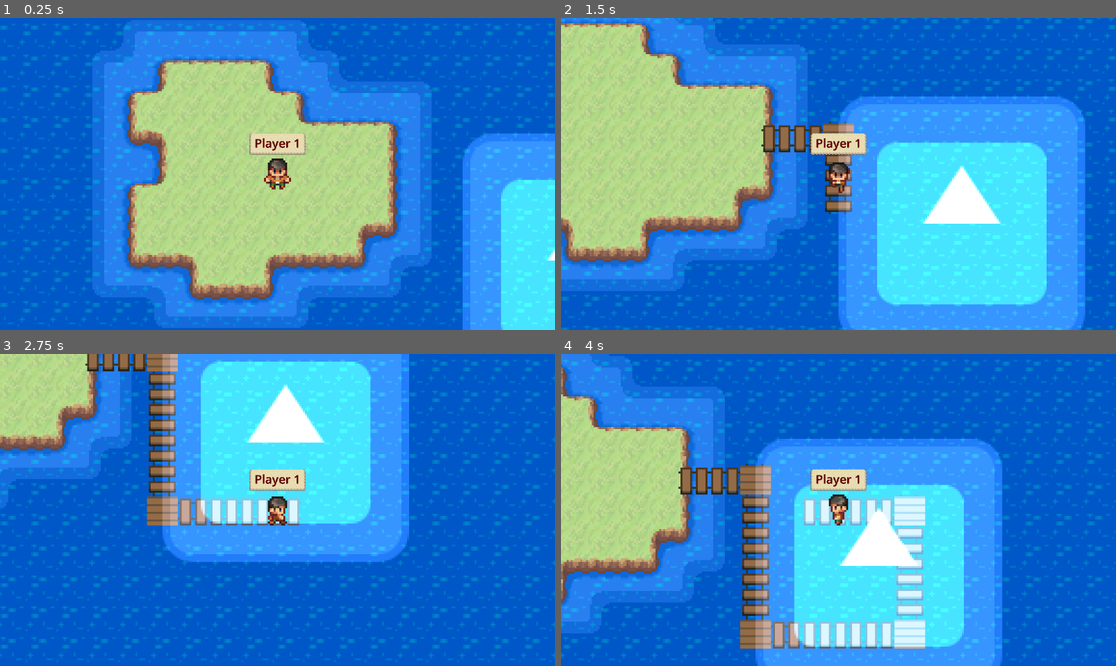
Above: before the commit, frames 1-4 (two rows, left to right).
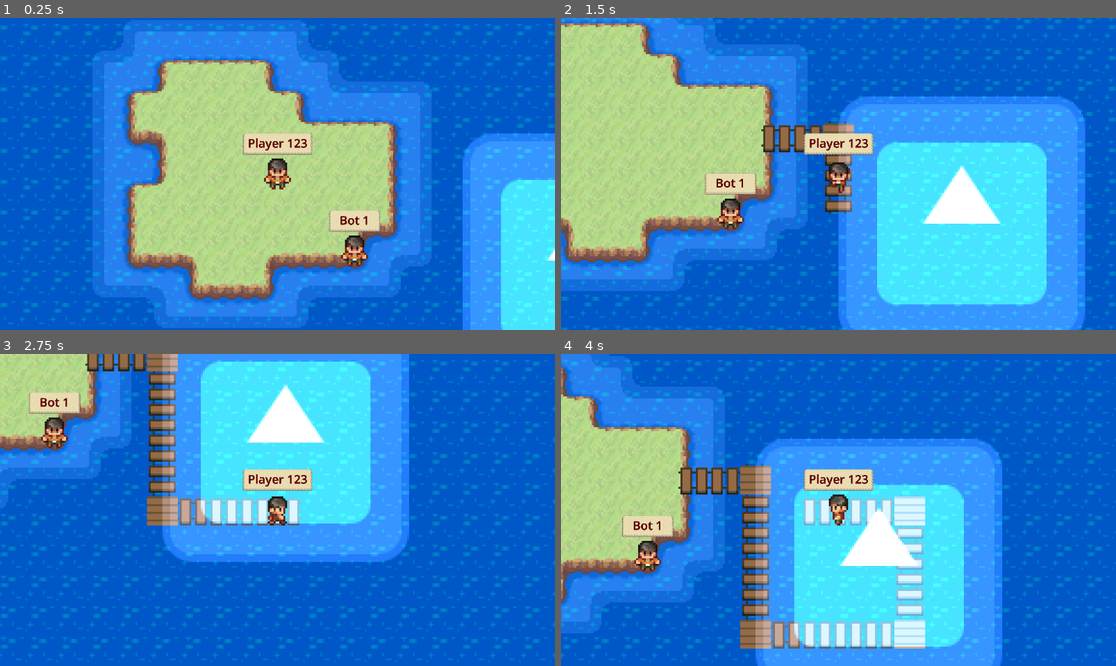
Above: after the commit, the same moments.

Repository: filippo-orru/island-tag-game
Game: Godot game, scene res://world.tscn
Two runs of this game, one before a commit and one after it. Both use one fixed random seed, a clock stepped at 60 frames per second and the inputs below. The engine's default icon, where the game draws it, is replaced by a stand-in: a white triangle on a blue panel in a dark square.
Inputs:
- Up to frame 1 (0.25 s): no input
- Up to frame 2 (1.5 s): tap Enter at 0.5 s; hold Right (ui_right) 0.53-1.28 s; hold Down (ui_down) from 1.28 s (still down)
- Up to frame 3 (2.75 s): release Down (ui_down) at 2.03 s; hold Right (ui_right) from 2.03 s (still down)
- Up to frame 4 (4 s): release Right (ui_right) at 2.78 s; hold Up (ui_up) 2.78-3.53 s; hold Left (ui_left) from 3.53 s (still down)

The runs differ from the first frame. In frame 1, 1.3% of the frame differs, in the area x 43-69%, y 36-80%; in frame 2, 1.4%; in frame 3, 1.4%, in the area x 5-57%, y 12-44%; in frame 4, 1.4%.

Commit message:
Instanciate first bot (again)

Diff:
--- a/Player.gd
+++ b/Player.gd
@@ -8,9 +8,19 @@
 var targetPos = Vector2i(0, 0)
 var currentMovementSpeed = 0.0
 
+var playerName = "Player 123"
+var controllable = true # false for bots or other players via multiplayer network
+
 var lastInputs = {"ui_left": 0, "ui_right": 0, "ui_up": 0, "ui_down": 0}
 
+func _ready():
+	var playerTag = $Control/MarginContainer/MarginContainer2/CenterContainer/PlayerTag
+	playerTag.text = playerName
+
 func _input(event):
+	if !controllable:
+		return
+
 	if event.is_action_pressed("ui_left"):
 		lastInputs["ui_left"] = Time.get_ticks_msec()
 	elif event.is_action_released("ui_left"):
@@ -34,7 +44,7 @@
 func nextMove():
 	fromPos = targetPos
 
-	if Input.get_vector("ui_left", "ui_right", "ui_up", "ui_down") != Vector2.ZERO:
+	if controllable && Input.get_vector("ui_left", "ui_right", "ui_up", "ui_down") != Vector2.ZERO:
 		if lastInputs["ui_left"] > lastInputs["ui_right"] && lastInputs["ui_left"] > lastInputs["ui_up"] && lastInputs["ui_left"] > lastInputs["ui_down"]:
 			$AnimationPlayer.play("walk_left")
 			targetPos.x -= 1
--- a/World.gd
+++ b/World.gd
@@ -7,9 +7,16 @@
 
 static var _instance: GameWorld = null
 
+var _player_scene = preload("res://player.tscn")
+
 func _ready():
 	_instance = self if _instance == null else _instance
 
+	var player = _player_scene.instantiate()
+	player.position = Vector2(40, 40)
+	player.get_child(0).playerName = "Bot 1"
+	player.get_child(0).controllable = false
+	add_child(player)
 
 static func get_tile_data_at(layer: int, position: Vector2i) -> TileData:
 	return _instance.tile_map.get_cell_tile_data(layer, position)
--- a/player.tscn
+++ b/player.tscn
@@ -166,7 +166,7 @@
 [node name="CenterContainer" type="CenterContainer" parent="Player/Control/MarginContainer/MarginContainer2"]
 layout_mode = 2
 
-[node name="Label" type="Label" parent="Player/Control/MarginContainer/MarginContainer2/CenterContainer"]
+[node name="PlayerTag" type="Label" parent="Player/Control/MarginContainer/MarginContainer2/CenterContainer"]
 layout_mode = 2
 theme_override_colors/font_color = Color(0.323575, 0.000218153, 0.00011959, 1)
 theme_override_colors/font_outline_color = Color(0.618933, 7.86438e-07, 2.62221e-07, 1)
